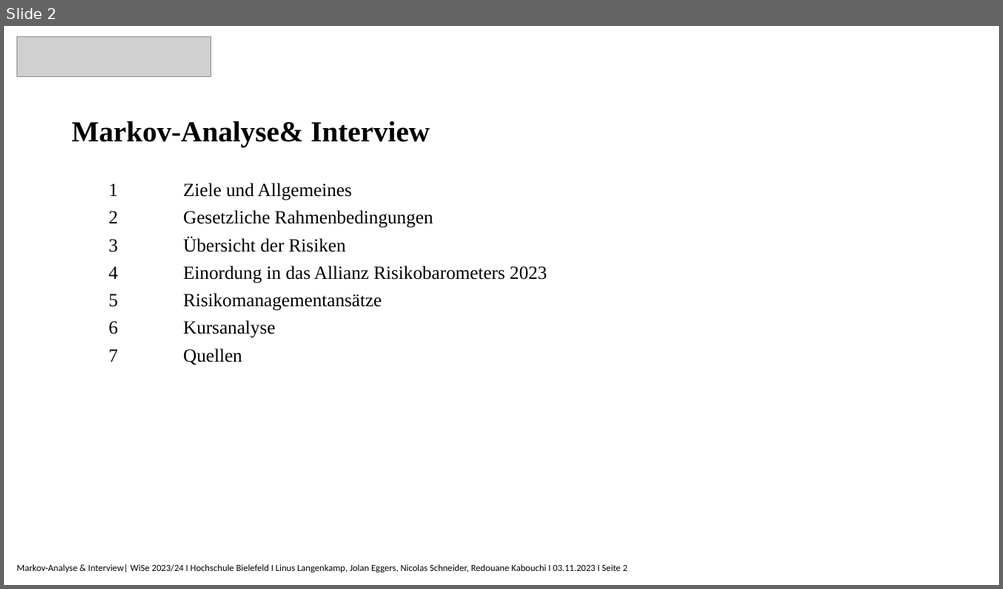
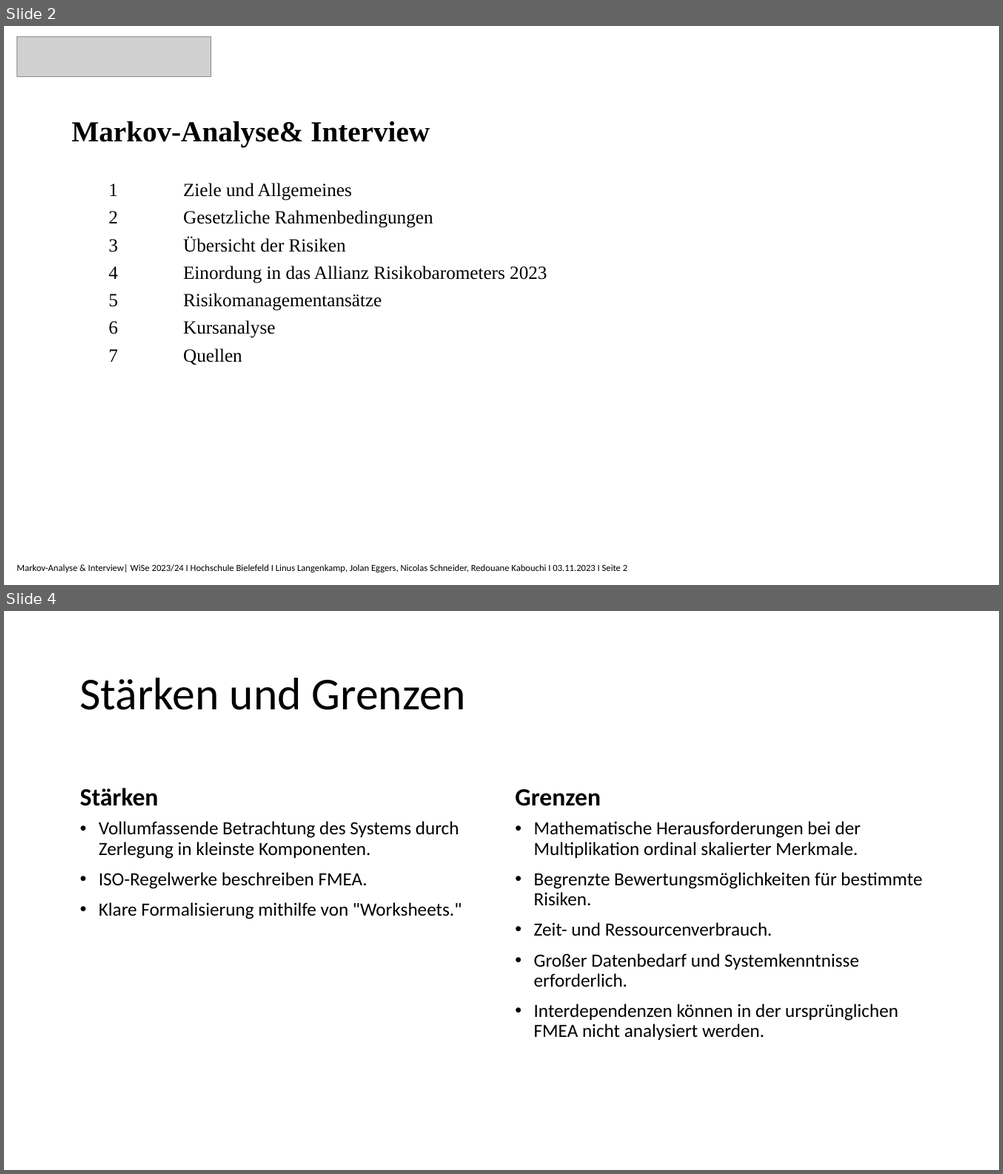
Before and after one commit to Nicolas2912/Risikomanagment_Rheinmetall, a slide deck: 2.Vortrag/Markov-Analyse_Präsentation.pptx. Shown one above the other, each under a label of ours: slide 2 before the commit, slides 2 and 4 after it; the slides between them are not shown. The pictures are 1003x589 and 1003x1174 pixels, drawn with LibreOffice and Linux fonts; fonts in the diff are those of the drawing; grey boxes stand for pictures. Boxes give left, top, right and bottom in pixels: in the first picture for what was removed or moved away, otherwise in the second. Text is boxed around its words. In the diff, an @@ line names an element or a change of style, - is before the commit and + after.

Commit message:
Update Vortrag/Praesentation

```diff
--- a/2.Vortrag/Markov-Analyse_Präsentation.pptx
+++ b/2.Vortrag/Markov-Analyse_Präsentation.pptx
@@ slide 4 added at (4, 611, 999, 1170), background #FFFFFF @@
@@ title added at (80, 678, 466, 710), 44 pt, text #000000 @@
+Stärken und Grenzen
@@ text added at (80, 788, 159, 806), 24 pt, text #000000, bold @@
+Stärken
@@ text added at (515, 789, 600, 806), 24 pt, text #000000, bold @@
+Grenzen
@@ text added at (99, 821, 461, 920), 18 pt, text #000000 @@
+• Vollumfassende Betrachtung des Systems durch Zerlegung in kleinste Komponenten.
+• ISO-Regelwerke beschreiben FMEA.
+• Klare Formalisierung mithilfe von "Worksheets."
@@ text added at (534, 821, 922, 1040), 18 pt, text #000000 @@
+• Mathematische Herausforderungen bei der Multiplikation ordinal skalierter Merkmale.
+• Begrenzte Bewertungsmöglichkeiten für bestimmte Risiken.
+• Zeit- und Ressourcenverbrauch.
+• Großer Datenbedarf und Systemkenntnisse erforderlich.
+• Interdependenzen können in der ursprünglichen FMEA nicht analysiert werden.
```
Also in this commit, not shown: 4 other slides added.
